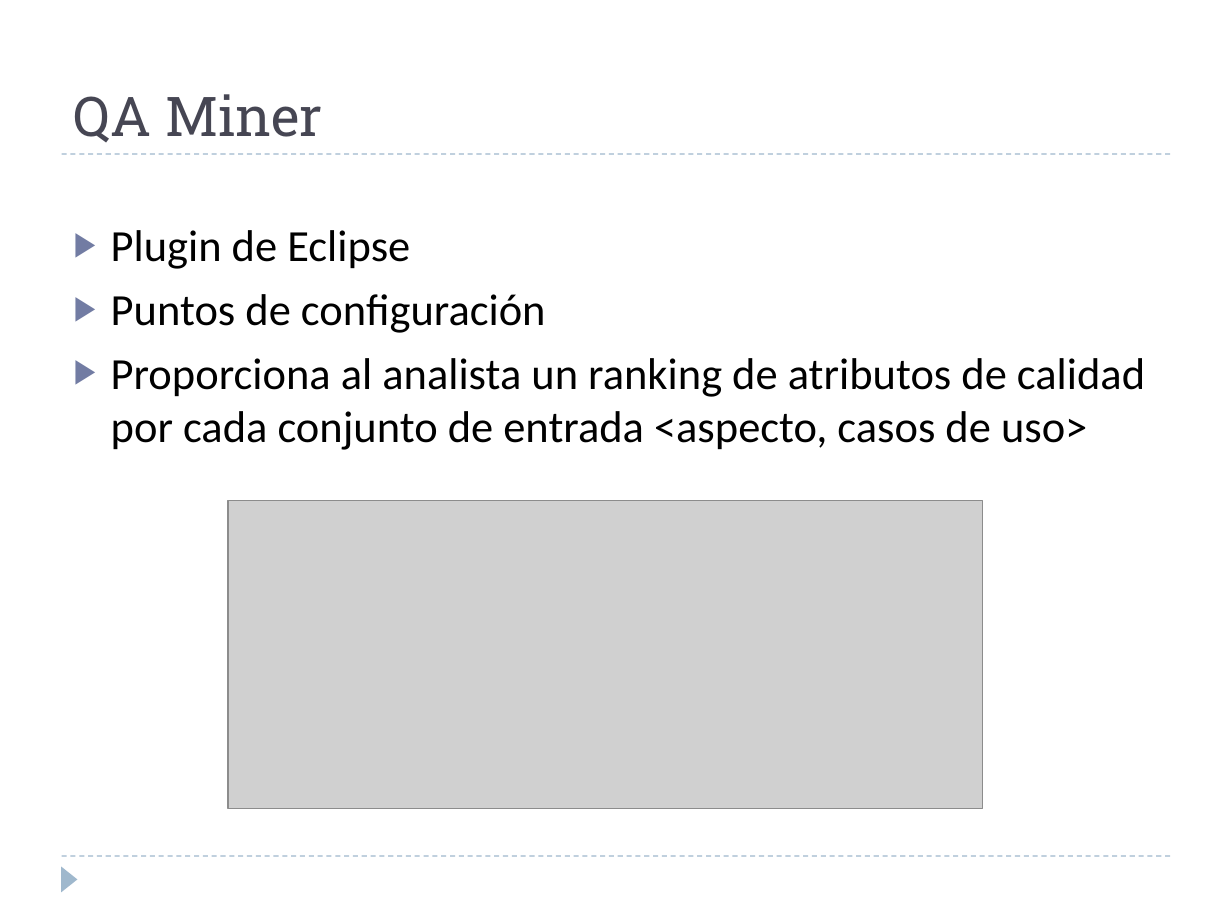
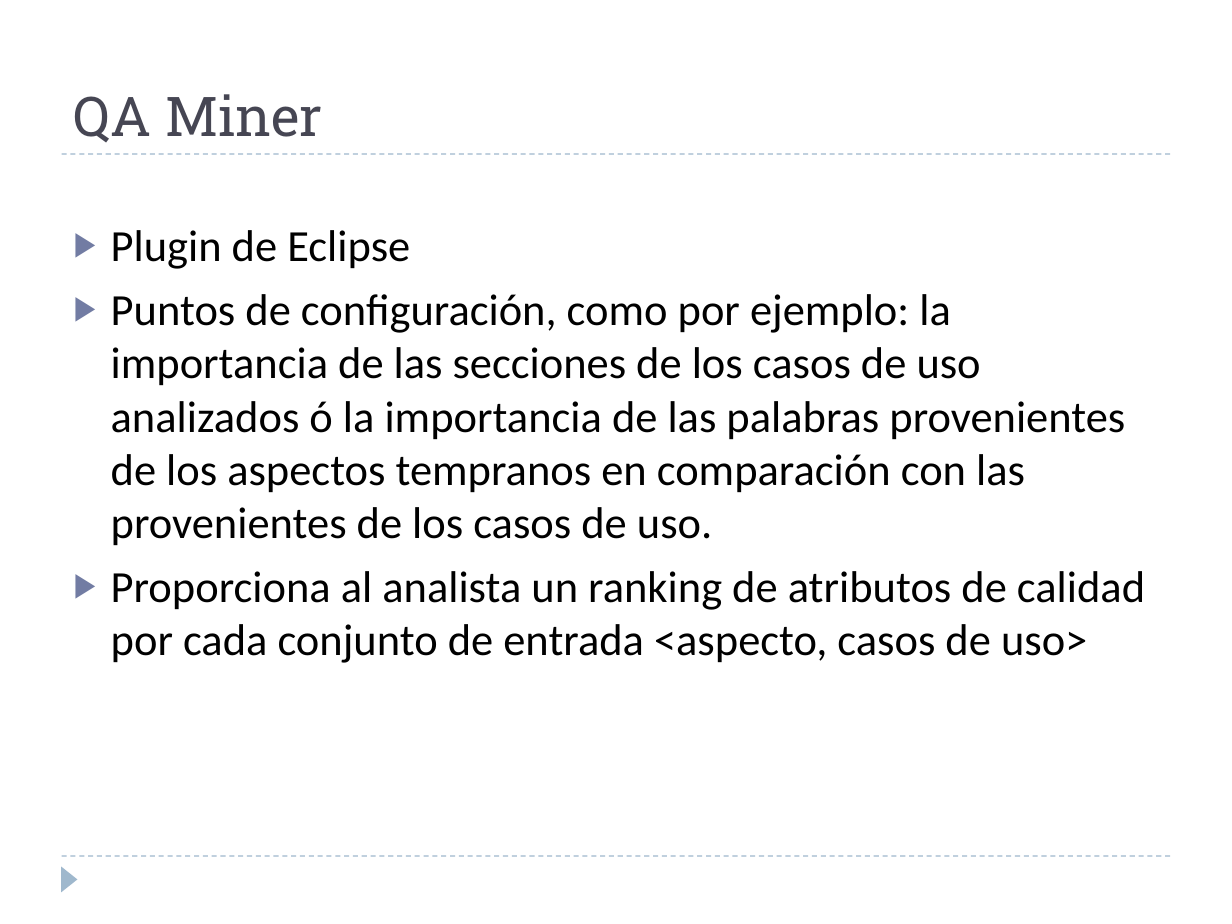
Before and after one commit to alejandrorago/qatesis2, a slide deck: slide 13 of Capitulos Finales/filiminasPeladas.pptx. Drawn at 1232x924 pixels with LibreOffice and Linux fonts; fonts in the diff are those of the drawing; grey boxes stand for pictures. Boxes give left, top, right and bottom in pixels: in the first picture for what was removed or moved away, otherwise in the second. Text is boxed around its words. In the diff, an @@ line names an element or a change of style, - is before the commit and + after.

```diff
--- a/Capitulos Finales/filiminasPeladas.pptx
+++ b/Capitulos Finales/filiminasPeladas.pptx
@@ text at [111, 294, 1125, 546]: text changed @@
-▶ Puntos de configuración
+▶ Puntos de configuración, como por ejemplo: la importancia de las secciones de los casos de uso analizados ó la importancia de las palabras provenientes de los aspectos tempranos en comparación con las provenientes de los casos de uso.
@@ picture removed at [228, 500, 983, 808] @@
```
Also in this commit, not shown: 2 other slides changed.
